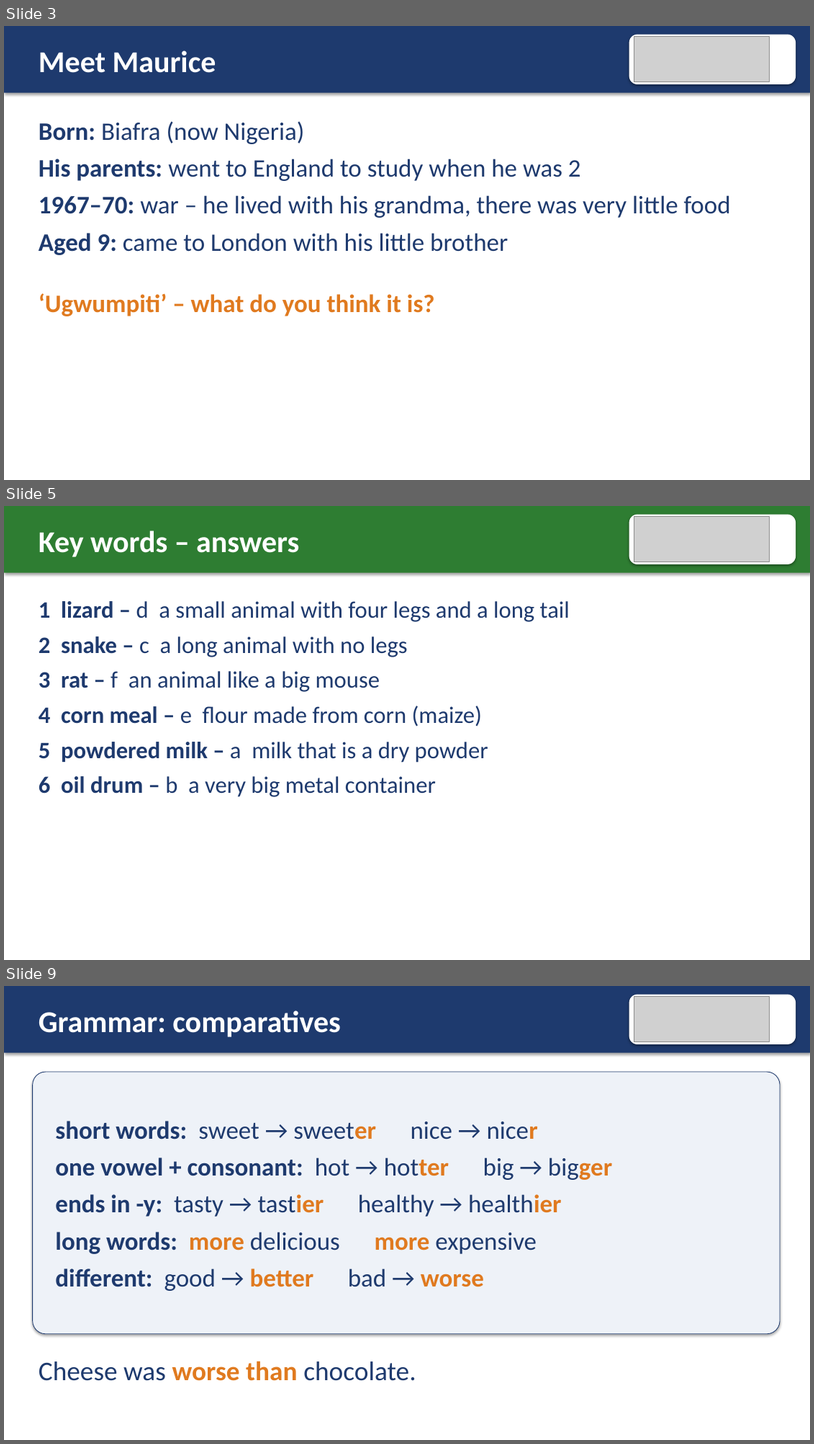
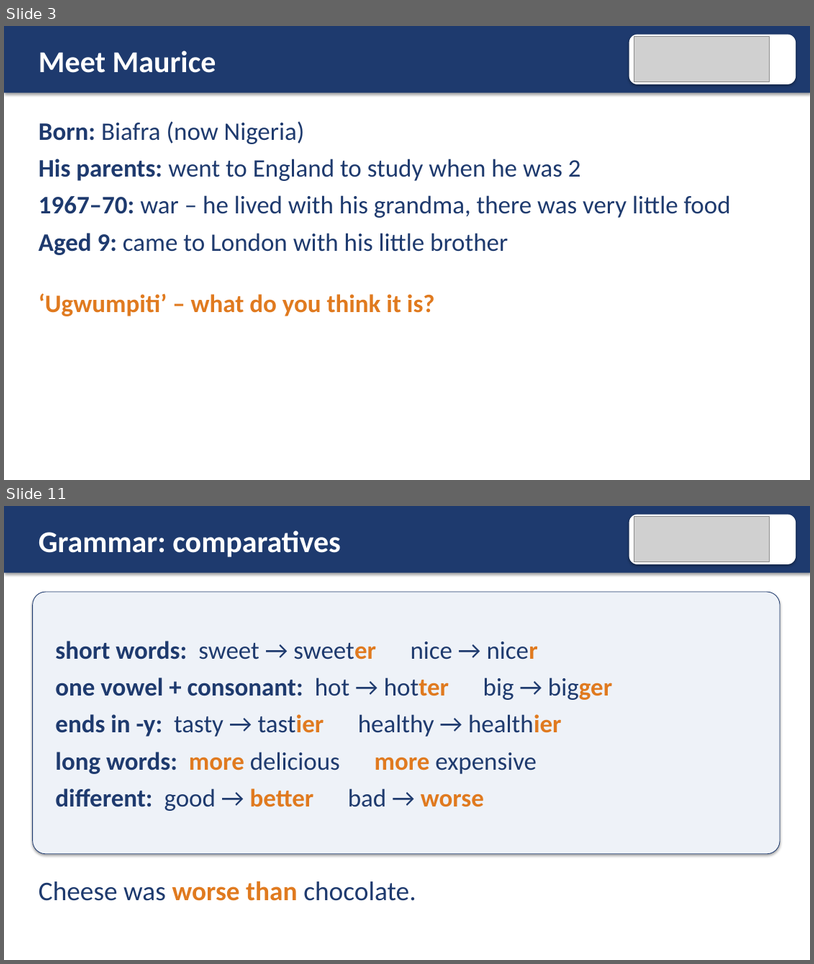
Before and after one commit to AtinWix/esol, a slide deck: child-migrant-stories/ugwumpiti/e2-e3-comparatives-projector-slides.pptx. Shown one above the other, each under a label of ours: slides 3, 5 and 9 before the commit, slides 3 and 11 after it; the slides between them are not shown. The pictures are 814x1444 and 814x964 pixels, drawn with LibreOffice and Linux fonts; fonts in the diff are those of the drawing; grey boxes stand for pictures. Boxes give left, top, right and bottom in pixels: in the first picture for what was removed or moved away, otherwise in the second. Text is boxed around its words. In the diff, an @@ line names an element or a change of style, - is before the commit and + after.

```diff
--- a/child-migrant-stories/ugwumpiti/e2-e3-comparatives-projector-slides.pptx
+++ b/child-migrant-stories/ugwumpiti/e2-e3-comparatives-projector-slides.pptx
@@ slide 5 removed at <box>4,506,810,960</box>, background #FFFFFF @@
@@ rectangle removed at <box>4,506,810,572</box> @@
@@ rounded rectangle removed at <box>630,515,797,565</box> @@
@@ picture removed at <box>634,517,770,562</box> @@
@@ text removed at <box>39,530,299,557</box> @@
-Key words – answers
@@ text removed at <box>39,601,570,797</box> @@
-1 lizard – d a small animal with four legs and a long tail
-2 snake – c a long animal with no legs
-3 rat – f an animal like a big mouse
-4 corn meal – e flour made from corn (maize)
-5 powdered milk – a milk that is a dry powder
-6 oil drum – b a very big metal container
@@ what was slide 9 is now slide 11 @@
```
Also in this commit, not shown: 5 slides changed, 3 slides added, 23 other files.
